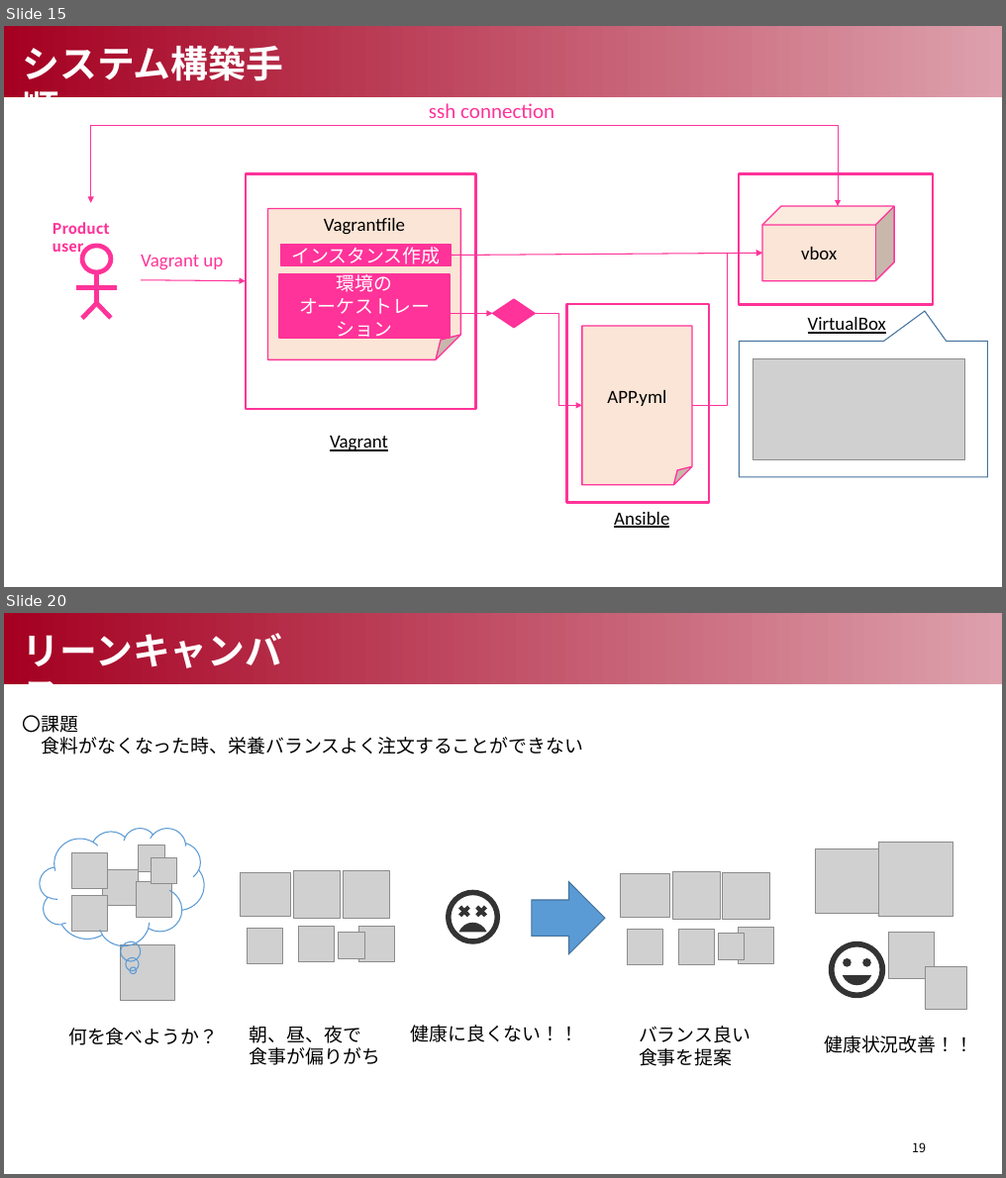
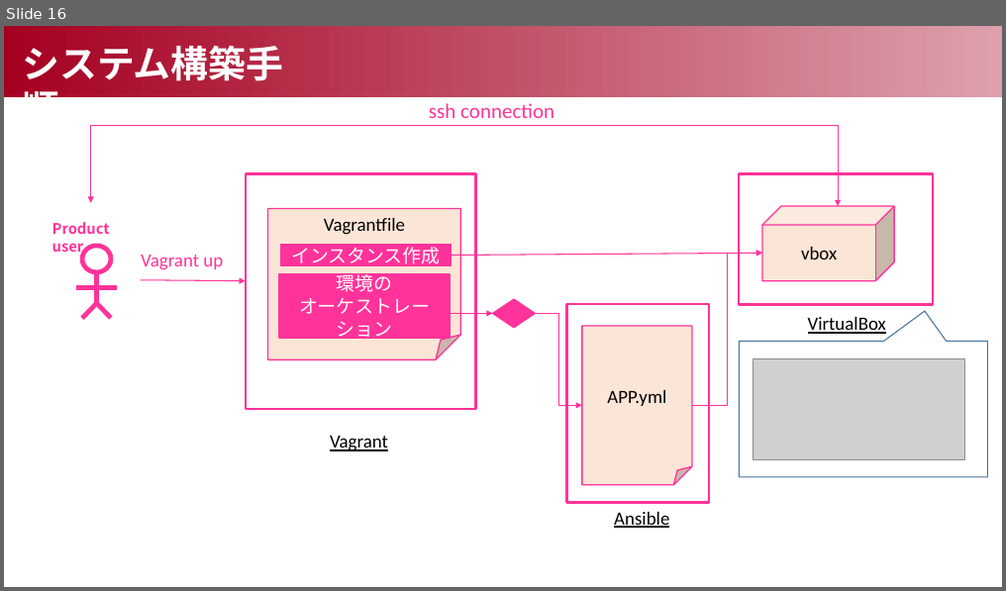
Before and after one commit to Smart-SE/sse2019-group5, a slide deck: spec/K1_group5_Presentation.pptx. Shown one above the other, each under a label of ours: slides 15 and 20 before the commit, slide 16 after it; the slides between them are not shown. The pictures are 1006x1178 and 1006x591 pixels, drawn with LibreOffice and Linux fonts; fonts in the diff are those of the drawing; grey boxes stand for pictures. Boxes give left, top, right and bottom in pixels: in the first picture for what was removed or moved away, otherwise in the second. Text is boxed around its words. In the diff, an @@ line names an element or a change of style, - is before the commit and + after.

```diff
--- a/spec/K1_group5_Presentation.pptx
+++ b/spec/K1_group5_Presentation.pptx
@@ slide 20 removed at <box>4,613,1002,1174</box>, background #FFFFFF @@
@@ rectangle removed at <box>4,613,1002,684</box> @@
@@ text removed at <box>23,633,283,720</box> @@
-リーンキャンバス
@@ text removed at <box>23,715,584,755</box> @@
-〇課題
-食料がなくなった時、栄養バランスよく注文することができない
@@ group removed at <box>40,828,205,1001</box>: 6 pictures, 1 thought cloud @@
@@ picture removed at <box>816,850,878,913</box> @@
@@ picture removed at <box>878,842,953,917</box> @@
@@ picture removed at <box>151,858,177,884</box> @@
@@ freeform shape removed at <box>446,890,500,945</box> @@
@@ right arrow removed at <box>532,881,605,955</box> @@
@@ group removed at <box>241,871,395,964</box>: 7 pictures @@
@@ group removed at <box>620,872,774,965</box>: 7 pictures @@
@@ picture removed at <box>888,932,935,979</box> @@
@@ freeform shape removed at <box>829,942,886,998</box> @@
@@ picture removed at <box>925,966,966,1009</box> @@
@@ text removed at <box>68,1028,218,1046</box> @@
-何を食べようか？
@@ text removed at <box>250,1026,380,1065</box> @@
-朝、昼、夜で
-食事が偏りがち
@@ text removed at <box>410,1025,578,1043</box> @@
-健康に良くない！！
@@ text removed at <box>639,1026,750,1066</box> @@
-バランス良い
-食事を提案
@@ text removed at <box>824,1036,973,1054</box> @@
-健康状況改善！！
@@ page number removed at <box>912,1143,926,1153</box> @@
-19
@@ what was slide 15 is now slide 16 @@
```
Also in this commit, not shown: 8 slides changed, 2 slides added, 5 other slides removed.
